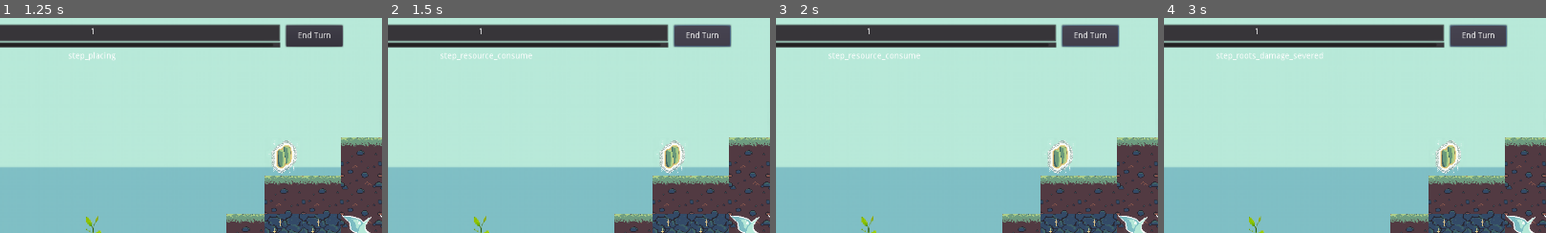
Above: before the commit, frames 1-4 (left to right).
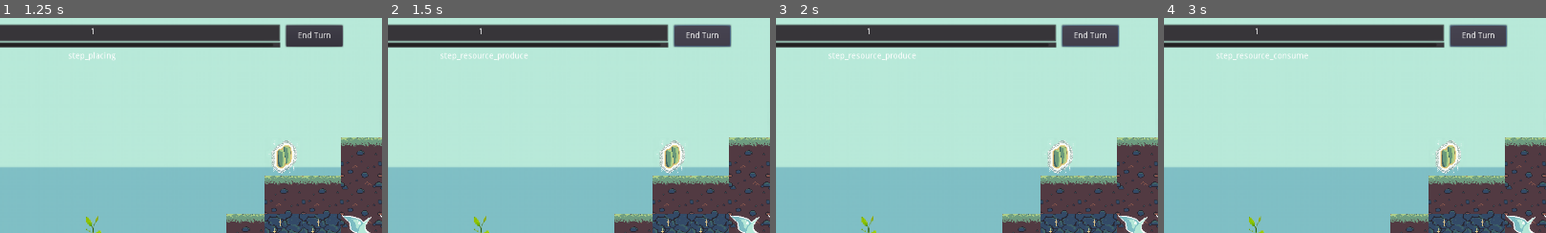
Above: after the commit, the same moments.

Repository: Gouellie/Roots
Game: Godot game, scene res://src/screens/main_menu.tscn
The game is run twice, just before and just after one commit, with the same random seed, the same clock (stepped at 60 frames per second) and the same inputs.
Inputs:
- Up to frame 1 (1.25 s): click "NEW GAME" at 0.5 s
- Up to frame 2 (1.5 s): click "End Turn" at 1.25 s
- Up to frame 3 (2 s): no input
- Up to frame 4 (3 s): click "DRAW" at 2 s; click "End Turn" at 2.75 s
The pictures show only the part of the screen within x 38-88%, y 0-50%; the shares and areas given below are measured in that part.

Frame 1 is identical in both runs. In frame 2, 0.1% of the frame differs, in the area x 28-38%, y 16-20%; in frame 3, 0.1%; in frame 4, 0.2%, in the area x 20-42%, y 16-20%.

Commit message:
change in step order + refactor to use enum instead of int for checks

Diff:
--- a/src/autoload/turns.gd
+++ b/src/autoload/turns.gd
@@ -41,8 +41,8 @@
 signal step_condition_lose()
 
 enum STEP_ORDER {
-	resources_produce = 1,
-	placing = 2,
+	placing = 1,
+	resources_produce = 2,
 	resources_consume = 3,
 	roots_damage_severed = 4,
 	roots_damage_connected = 5,
@@ -52,11 +52,11 @@
 
 # careful when renaming, it's using the "VALUE" to find the corresponding signal
 const step_order = {
-	1: "step_resource_produce",
-	2: "step_placing",
-	3: "step_resource_consume",
-	4: "step_roots_damage_severed",
-	5: "step_roots_damage_connected",
-	6: "step_condition_win",
-	7: "step_condition_lose",
+	STEP_ORDER.placing: "step_placing",
+	STEP_ORDER.resources_produce: "step_resource_produce",
+	STEP_ORDER.resources_consume: "step_resource_consume",
+	STEP_ORDER.roots_damage_severed: "step_roots_damage_severed",
+	STEP_ORDER.roots_damage_connected: "step_roots_damage_connected",
+	STEP_ORDER.condition_win: "step_condition_win",
+	STEP_ORDER.condition_lose: "step_condition_lose",
 }
--- a/src/scripts/turns/turn_manager.gd
+++ b/src/scripts/turns/turn_manager.gd
@@ -89,7 +89,7 @@
 	time_remaining = Turns.time_per_turn
 	step = 0
 
-	while step != 2:
+	while step != Turns.STEP_ORDER.placing:
 		next_step()
 
 func end_turn():
